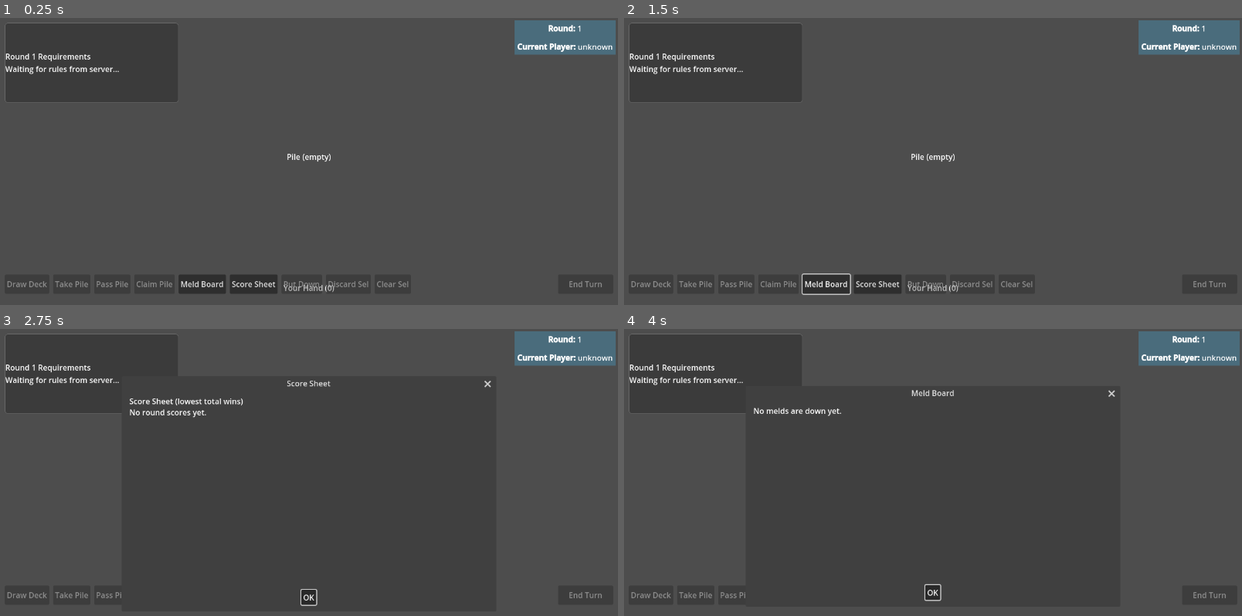
Above: before the commit, frames 1-4 (two rows, left to right).
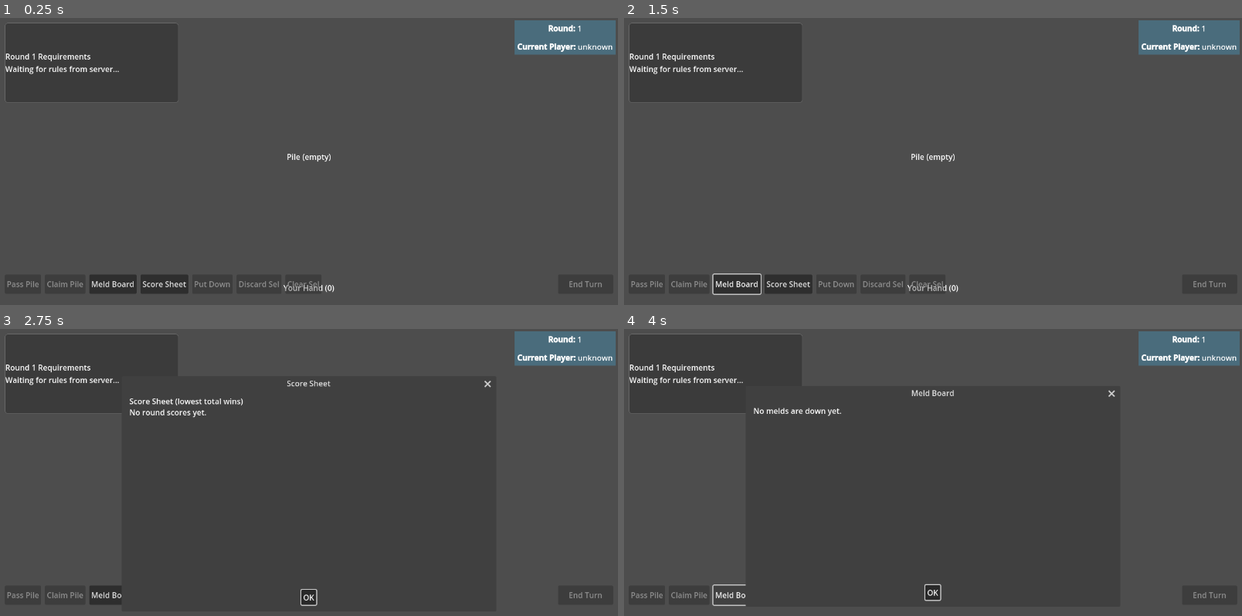
Above: after the commit, the same moments.

Repository: davidzywiec/mp-hot-rum
Game: Godot game, scene res://scenes/game/MainGame.tscn
The game is run twice, just before and just after one commit, with the same random seed, the same clock (stepped at 60 frames per second) and the same inputs. This scene is started directly instead of the project's main scene.
Inputs:
- Up to frame 1 (0.25 s): no input
- Up to frame 2 (1.5 s): click "Meld Board" at 0.5 s; click "OK" at 1.25 s
- Up to frame 3 (2.75 s): click "Score Sheet" at 2 s
- Up to frame 4 (4 s): click "OK" at 2.75 s; click "Meld Board" at 3.5 s

The runs differ from the first frame. In frame 1, 0.8% of the frame differs, in the area x 1-66%, y 89-96%; in frame 2, 1.0%, in the area x 1-66%, y 88-97%; in frame 3, 0.2%; in frame 4, 0.3%.

Commit message:
Add modal turn pickup prompt for start of turn

Diff:
--- a/scenes/game/GameUI.tscn
+++ b/scenes/game/GameUI.tscn
@@ -96,14 +96,6 @@
 grow_vertical = 0
 theme_override_constants/separation = 8
 
-[node name="DrawDeckButton" type="Button" parent="RoundDataContainer/ActionBar"]
-layout_mode = 2
-text = "Draw Deck"
-
-[node name="TakePileButton" type="Button" parent="RoundDataContainer/ActionBar"]
-layout_mode = 2
-text = "Take Pile"
-
 [node name="PassPileButton" type="Button" parent="RoundDataContainer/ActionBar"]
 layout_mode = 2
 text = "Pass Pile"
@@ -136,6 +128,67 @@
 [node name="ClearSelectionButton" type="Button" parent="RoundDataContainer/ActionBar"]
 layout_mode = 2
 text = "Clear Sel"
+
+[node name="TurnPickupOverlay" type="ColorRect" parent="RoundDataContainer"]
+visible = false
+layout_mode = 1
+anchors_preset = 15
+anchor_right = 1.0
+anchor_bottom = 1.0
+grow_horizontal = 2
+grow_vertical = 2
+z_index = 100
+mouse_filter = 1
+color = Color(0, 0, 0, 0.7)
+
+[node name="Center" type="CenterContainer" parent="RoundDataContainer/TurnPickupOverlay"]
+layout_mode = 1
+anchors_preset = 15
+anchor_right = 1.0
+anchor_bottom = 1.0
+grow_horizontal = 2
+grow_vertical = 2
+
+[node name="Panel" type="PanelContainer" parent="RoundDataContainer/TurnPickupOverlay/Center"]
+layout_mode = 2
+custom_minimum_size = Vector2(560, 240)
+
+[node name="VB" type="VBoxContainer" parent="RoundDataContainer/TurnPickupOverlay/Center/Panel"]
+layout_mode = 1
+anchors_preset = 15
+anchor_right = 1.0
+anchor_bottom = 1.0
+offset_left = 16.0
+offset_top = 16.0
+offset_right = -16.0
+offset_bottom = -16.0
+grow_horizontal = 2
+grow_vertical = 2
+theme_override_constants/separation = 10
+
+[node name="TitleLabel" type="Label" parent="RoundDataContainer/TurnPickupOverlay/Center/Panel/VB"]
+layout_mode = 2
+text = "Your Turn"
+horizontal_alignment = 1
+
+[node name="StatusLabel" type="Label" parent="RoundDataContainer/TurnPickupOverlay/Center/Panel/VB"]
+layout_mode = 2
+text = "Pick up from deck or discard pile."
+horizontal_alignment = 1
+autowrap_mode = 3
+
+[node name="Buttons" type="HBoxContainer" parent="RoundDataContainer/TurnPickupOverlay/Center/Panel/VB"]
+layout_mode = 2
+alignment = 1
+theme_override_constants/separation = 12
+
+[node name="PickupDeckButton" type="Button" parent="RoundDataContainer/TurnPickupOverlay/Center/Panel/VB/Buttons"]
+layout_mode = 2
+text = "Pick Up Deck"
+
+[node name="PickupDiscardButton" type="Button" parent="RoundDataContainer/TurnPickupOverlay/Center/Panel/VB/Buttons"]
+layout_mode = 2
+text = "Pick Up Discard"
 
 [node name="ClaimStatusLabel" type="Label" parent="RoundDataContainer"]
 layout_mode = 1
--- a/scripts/game/game_ui.gd
+++ b/scripts/game/game_ui.gd
@@ -7,8 +7,6 @@
 var hand_container: HBoxContainer = null
 var hand_title: Label = null
 var end_turn_button: Button = null
-var draw_deck_button: Button = null
-var take_pile_button: Button = null
 var pass_pile_button: Button = null
 var claim_pile_button: Button = null
 var meld_board_button: Button = null
@@ -28,6 +26,11 @@
 var pile_card_holder: CenterContainer = null
 var pile_card_view: CardView = null
 var round_rules_label: Label = null
+var turn_pickup_overlay: ColorRect = null
+var turn_pickup_title_label: Label = null
+var turn_pickup_status_label: Label = null
+var turn_pickup_deck_button: Button = null
+var turn_pickup_discard_button: Button = null
 var game_over_overlay: ColorRect = null
 var game_over_title_label: Label = null
 var game_over_status_label: Label = null
@@ -63,10 +66,6 @@
 	_resolve_hand_nodes()
 	if end_turn_button != null:
 		end_turn_button.pressed.connect(_on_end_turn_pressed)
-	if draw_deck_button != null:
-		draw_deck_button.pressed.connect(_on_draw_deck_pressed)
-	if take_pile_button != null:
-		take_pile_button.pressed.connect(_on_take_pile_pressed)
 	if pass_pile_button != null:
 		pass_pile_button.pressed.connect(_on_pass_pile_pressed)
 	if claim_pile_button != null:
@@ -83,6 +82,10 @@
 		discard_selected_button.pressed.connect(_on_discard_selected_pressed)
 	if clear_selection_button != null:
 		clear_selection_button.pressed.connect(_on_clear_selection_pressed)
+	if turn_pickup_deck_button != null:
+		turn_pickup_deck_button.pressed.connect(_on_turn_pickup_deck_pressed)
+	if turn_pickup_discard_button != null:
+		turn_pickup_discard_button.pressed.connect(_on_turn_pickup_discard_pressed)
 	if play_again_game_button != null:
 		play_again_game_button.pressed.connect(_on_play_again_game_pressed)
 	if leave_game_button != null:
@@ -94,6 +97,7 @@
 	_update_pile_view()
 	_update_round_rules_ui()
 	_update_game_over_overlay()
+	_update_turn_pickup_overlay()
 	_update_debug_controls_visibility()
 	_debug_turn_state("ready")
 	SignalManager.round_updated.connect(update_round_ui)
@@ -120,6 +124,7 @@
 	_update_pile_view()
 	_update_round_rules_ui()
 	_update_game_over_overlay()
+	_update_turn_pickup_overlay()
 	_update_staged_put_down_ui()
 	_refresh_meld_board_if_open()
 	_refresh_score_sheet_if_open()
@@ -146,6 +151,7 @@
 	_update_pile_view()
 	_update_round_rules_ui()
 	_update_game_over_overlay()
+	_update_turn_pickup_overlay()
 	_refresh_score_sheet_if_open()
 	_debug_turn_state("update_round_ui")
 
@@ -188,6 +194,7 @@
 	_update_claim_status_label()
 	_update_pile_view()
 	_update_round_rules_ui()
+	_update_turn_pickup_overlay()
 	_update_staged_put_down_ui()
 
 func _on_card_gui_input(event: InputEvent, card_view: CardView) -> void:
@@ -365,8 +372,6 @@
 
 	hand_title = get_node_or_null("RoundDataContainer/HandTitle") as Label
 	end_turn_button = get_node_or_null("RoundDataContainer/EndTurnButton") as Button
-	draw_deck_button = get_node_or_null("RoundDataContainer/ActionBar/DrawDeckButton") as Button
-	take_pile_button = get_node_or_null("RoundDataContainer/ActionBar/TakePileButton") as Button
 	pass_pile_button = get_node_or_null("RoundDataContainer/ActionBar/PassPileButton") as Button
 	claim_pile_button = get_node_or_null("RoundDataContainer/ActionBar/ClaimPileButton") as Button
 	meld_board_button = get_node_or_null("RoundDataContainer/ActionBar/MeldBoardButton") as Button
@@ -383,6 +388,11 @@
 	pile_title_label = get_node_or_null("RoundDataContainer/PileContainer/PileTitle") as Label
 	pile_card_holder = get_node_or_null("RoundDataContainer/PileContainer/PileCardHolder") as CenterContainer
 	round_rules_label = get_node_or_null("RoundDataContainer/RoundRulesPanel/RoundRulesLabel") as Label
+	turn_pickup_overlay = get_node_or_null("RoundDataContainer/TurnPickupOverlay") as ColorRect
+	turn_pickup_title_label = get_node_or_null("RoundDataContainer/TurnPickupOverlay/Center/Panel/VB/TitleLabel") as Label
+	turn_pickup_status_label = get_node_or_null("RoundDataContainer/TurnPickupOverlay/Center/Panel/VB/StatusLabel") as Label
+	turn_pickup_deck_button = get_node_or_null("RoundDataContainer/TurnPickupOverlay/Center/Panel/VB/Buttons/PickupDeckButton") as Button
+	turn_pickup_discard_button = get_node_or_null("RoundDataContainer/TurnPickupOverlay/Center/Panel/VB/Buttons/PickupDiscardButton") as Button
 	game_over_overlay = get_node_or_null("RoundDataContainer/GameOverOverlay") as ColorRect
 	game_over_title_label = get_node_or_null("RoundDataContainer/GameOverOverlay/Center/Panel/VB/TitleLabel") as Label
 	game_over_status_label = get_node_or_null("RoundDataContainer/GameOverOverlay/Center/Panel/VB/StatusLabel") as Label
@@ -730,18 +740,10 @@
 
 func _update_action_buttons_state() -> void:
 	_prune_selected_cards()
-	var is_turn: bool = _is_local_players_turn()
-	var claim_active: bool = GameManager.claim_window_active
-	var has_pile_card: bool = GameManager.get_discard_top_card() != null
-	var turn_pickup_completed: bool = GameManager.turn_pickup_completed
 	var turn_discard_completed: bool = GameManager.turn_discard_completed
 	var can_put_down: bool = _can_local_put_down()
 	var selected_count: int = _selected_cards.size()
 
-	if draw_deck_button != null:
-		draw_deck_button.disabled = not (is_turn and not claim_active and not turn_pickup_completed)
-	if take_pile_button != null:
-		take_pile_button.disabled = not (is_turn and not claim_active and has_pile_card and not turn_pickup_completed)
 	if pass_pile_button != null:
 		pass_pile_button.disabled = not _can_local_pass_claim_offer()
 	if claim_pile_button != null:
@@ -754,6 +756,7 @@
 		clear_selection_button.disabled = selected_count <= 0
 	if debug_end_game_button != null:
 		debug_end_game_button.disabled = GameManager.game_over
+	_update_turn_pickup_overlay()
 
 func _can_local_end_turn() -> bool:
 	if GameManager.game_over:
@@ -841,9 +844,60 @@
 		return false
 	return not _is_local_players_turn()
 
+func _should_show_turn_pickup_overlay() -> bool:
+	if GameManager.game_over:
+		return false
+	if GameManager.claim_window_active:
+		return false
+	if GameManager.turn_pickup_completed:
+		return false
+	return _is_local_players_turn()
+
+func _update_turn_pickup_overlay() -> void:
+	if turn_pickup_overlay == null:
+		return
+	var show_overlay: bool = _should_show_turn_pickup_overlay()
+	turn_pickup_overlay.visible = show_overlay
+	if not show_overlay:
+		return
+	if turn_pickup_title_label != null:
+		turn_pickup_title_label.text = "Your Turn"
+	var has_pile_card: bool = GameManager.get_discard_top_card() != null
+	if turn_pickup_status_label != null:
+		if has_pile_card:
+			turn_pickup_status_label.text = "Pick up from deck or discard pile."
+		else:
+			turn_pickup_status_label.text = "Discard pile is empty. Pick up from deck."
+	if turn_pickup_deck_button != null:
+		turn_pickup_deck_button.disabled = false
+	if turn_pickup_discard_button != null:
+		turn_pickup_discard_button.disabled = not has_pile_card
+
+func _on_turn_pickup_deck_pressed() -> void:
+	if not _should_show_turn_pickup_overlay():
+		_update_turn_pickup_overlay()
+		return
+	if turn_pickup_deck_button != null:
+		turn_pickup_deck_button.disabled = true
+	if turn_pickup_discard_button != null:
+		turn_pickup_discard_button.disabled = true
+	_on_draw_deck_pressed()
+	call_deferred("_update_turn_pickup_overlay")
+
+func _on_turn_pickup_discard_pressed() -> void:
+	if not _should_show_turn_pickup_overlay():
+		_update_turn_pickup_overlay()
+		return
+	if turn_pickup_deck_button != null:
+		turn_pickup_deck_button.disabled = true
+	if turn_pickup_discard_button != null:
+		turn_pickup_discard_button.disabled = true
+	_on_take_pile_pressed()
+	call_deferred("_update_turn_pickup_overlay")
+
 func _on_draw_deck_pressed() -> void:
-	if draw_deck_button != null:
-		draw_deck_button.disabled = true
+	if not _should_show_turn_pickup_overlay():
+		return
 	if multiplayer.is_server() or OS.has_feature("server"):
 		if Network_Manager.handler is ServerHandler:
 			var local_peer_id: int = multiplayer.get_unique_id()
@@ -853,8 +907,8 @@
 			Network_Manager.rpc_id(1, "register_draw_from_deck")
 
 func _on_take_pile_pressed() -> void:
-	if take_pile_button != null:
-		take_pile_button.disabled = true
+	if not _should_show_turn_pickup_overlay():
+		return
 	if multiplayer.is_server() or OS.has_feature("server"):
 		if Network_Manager.handler is ServerHandler:
 			var local_peer_id: int = multiplayer.get_unique_id()
